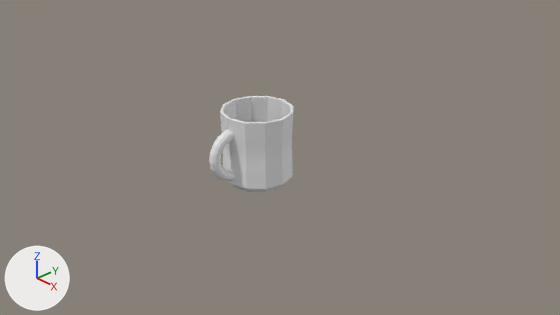
The Blender file Unity/ld37/Assets/Models/cup_empty.blend, before and after one commit.
Before and after are seen from the file's camera 'Camera'. Every picture has the same lights, and +X, +Y and +Z are marked at lower left.

Names of what the first picture shows: 'cup_empty'.
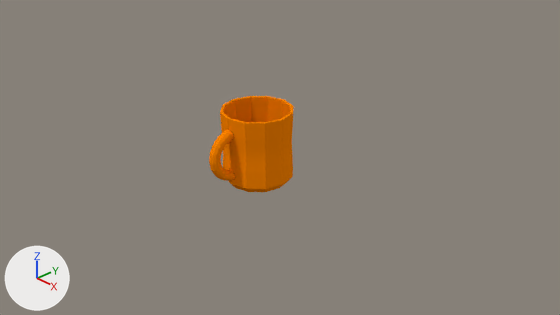
What the commit changed:
Picture 'coffee_cup_texture' (img_coffee_cup_texture) is new.
In material 'Material' (mat_material), base_color is no longer (0.8, 0.8, 0.8), white #e7e7e7.
Material 'Material' (mat_material) is now built by diffuse_material('Material') instead of principled_material('Material').
In material 'Material' (mat_material), texture is now set to img_coffee_cup_texture.

Boxes (x1, y1, x2, y2) around the edits, measured in the pictures (560 x 315 px):
'cup_empty', surface changed (grey to orange)
    both: (209, 96, 294, 192)
